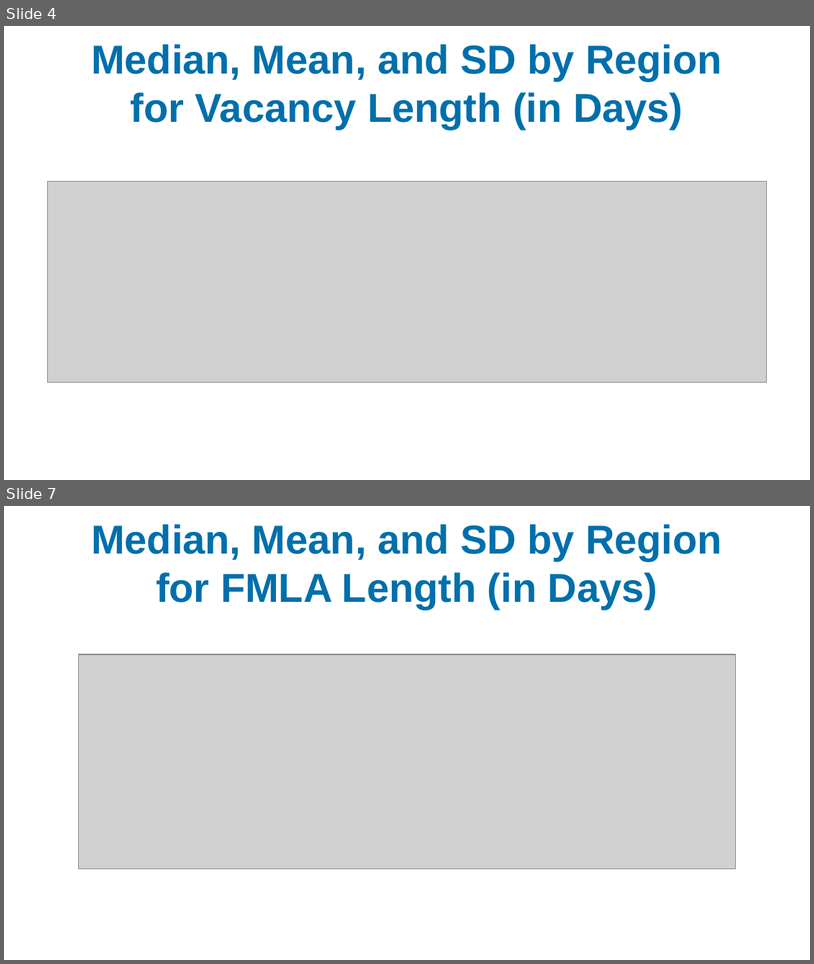
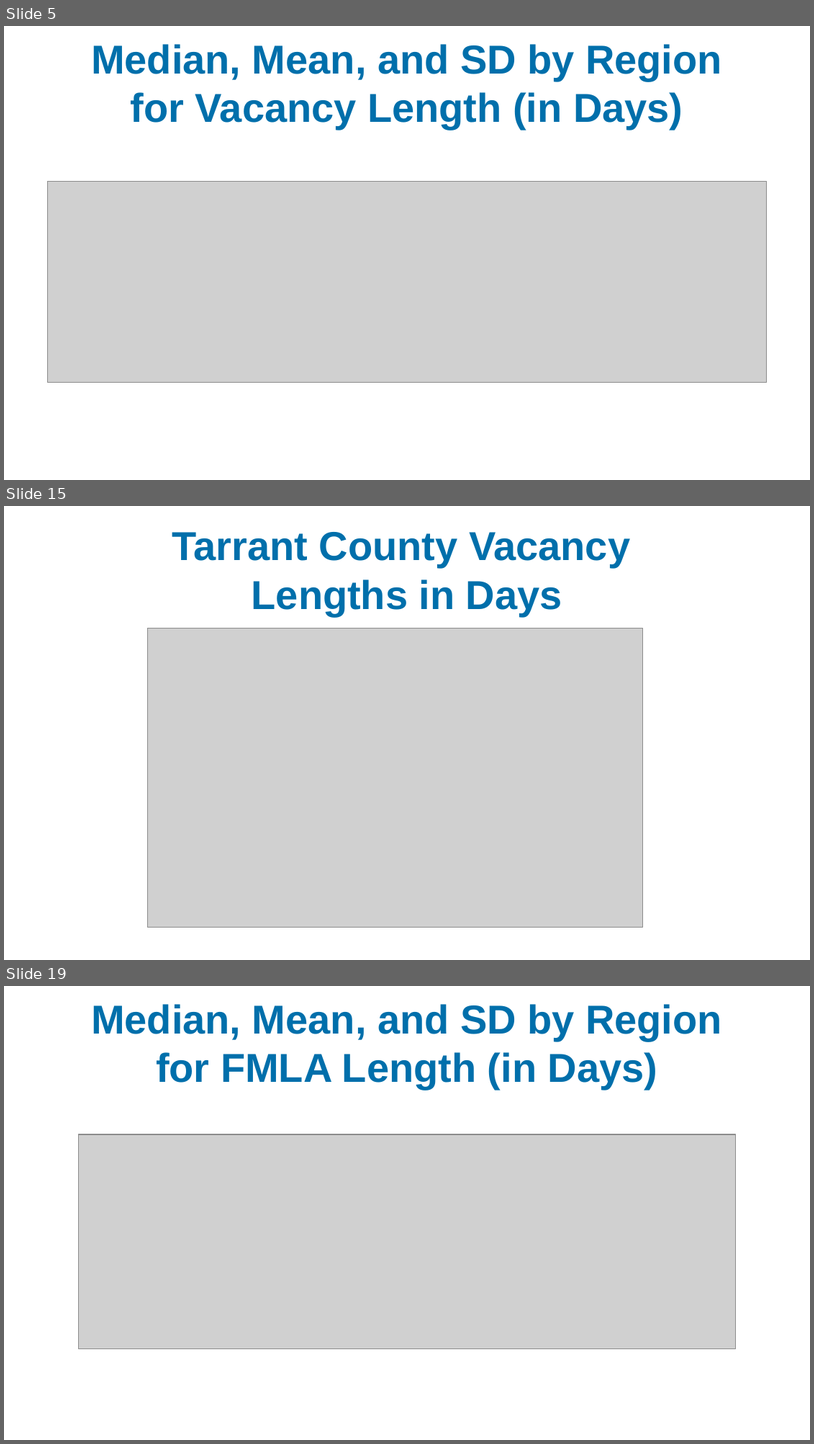
Before and after one commit to idea-analytics/Staffing_Trends_Performance_Vacancies, a slide deck: graphs/Staffing_Part1_23-24_preliminary_report.pptx. Shown one above the other, each under a label of ours: slides 4 and 7 before the commit, slides 5, 15 and 19 after it; the slides between them are not shown. The pictures are 814x964 and 814x1444 pixels, drawn with LibreOffice and Linux fonts; fonts in the diff are those of the drawing; grey boxes stand for pictures; background and template pictures are left out. Boxes give left, top, right and bottom in pixels: in the first picture for what was removed or moved away, otherwise in the second. Text is boxed around its words. In the diff, an @@ line names an element or a change of style, - is before the commit and + after.

```diff
--- a/graphs/Staffing_Part1_23-24_preliminary_report.pptx
+++ b/graphs/Staffing_Part1_23-24_preliminary_report.pptx
@@ slide 15 added at box(4, 506, 810, 960), background picture (left out) @@
@@ title added at box(172, 532, 630, 615), 36 pt, text #006FAB, bold @@
+Tarrant County Vacancy
+Lengths in Days
@@ picture added at box(147, 628, 643, 927) @@
@@ what was slide 4 is now slide 5 @@
@@ what was slide 7 is now slide 19 @@
```
Also in this commit, not shown: 4 slides changed, 13 other slides added, 1 slide removed, 2 other files.
